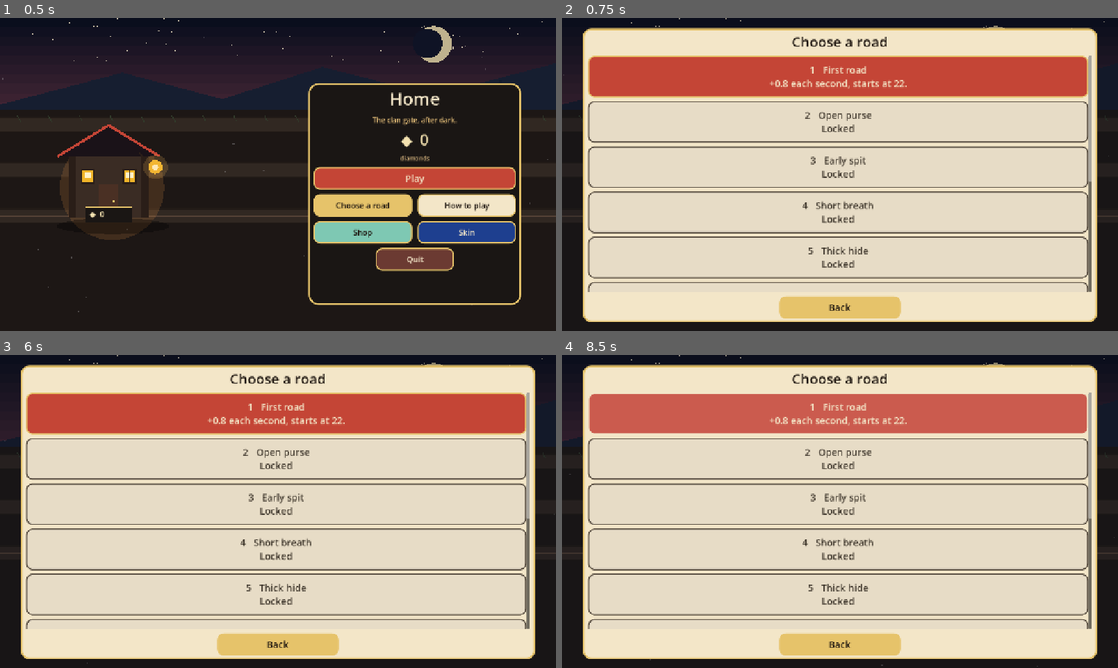
Above: before the commit, frames 1-4 (two rows, left to right).
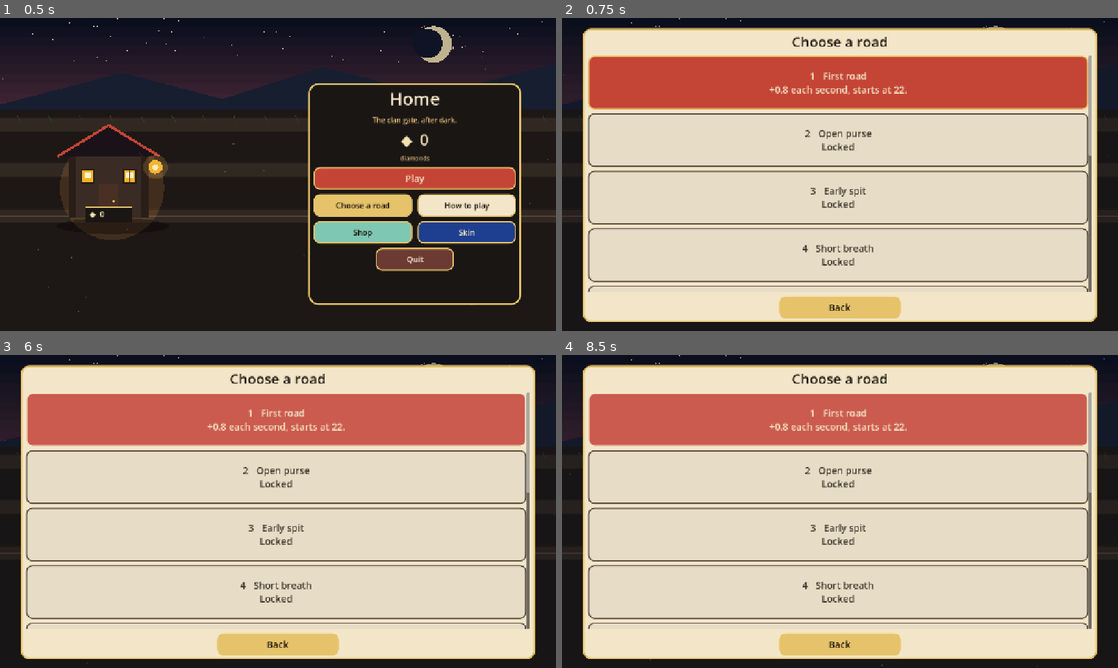
Above: after the commit, the same moments.

Repository: thomakhy025-code/n-vs-z
Game: Godot game, scene res://scenes/main.tscn
Same seed, same stepped clock (60 frames per second), same inputs: the game is played once before the commit and once after it.
Inputs (mouse positions are in pixels of both pictures, inside the frame that each line leads up to):
- Up to frame 1 (0.5 s): no input
- Up to frame 2 (0.75 s): click "Play" at 0.5 s
- Up to frame 3 (6 s): click "1 First road +0.8 each second…" at 1.25 s; click "Back" at 2 s; click "Back" at 2.75 s; click "Play" at 3.5 s; tap Enter at 4.25, 5.75 s; move the mouse to (400, 495) at 4.27 s; hold D (move_right) 4.28-5 s; hold K (shoot) 4.28-5 s; click (400, 495) at 4.42 s; tap J (sword) at 4.55 s; tap Space at 5 s; drag from (166, 527) to (250, 574) at 5.02 s; move the mouse to (333, 442) at 5.77 s; hold D (move_right) from 5.78 s (still down); hold K (shoot) from 5.78 s (still down)
- Up to frame 4 (8.5 s): tap J (sword) at 6.05 s; release D (move_right) at 6.5 s; release K (shoot) at 6.5 s; tap Space at 6.5 s; drag from (812, 574) to (673, 464) at 6.52 s; tap Enter at 7.25 s; move the mouse to (1006, 558) at 7.27 s; hold A (move_left) 7.28-8 s; hold J (sword) 7.28-8 s; tap 2 (slot2) at 7.35 s; drag from (673, 464) to (756, 433) at 8.02 s

Frame 1 is identical in both runs. In frame 2, 13% of the frame differs, in the area x 4-96%, y 15-88%; in frame 3, 14%, in the area x 4-96%, y 12-88%; in frame 4, 13%.
Error after the commit: Parse Error: Cannot infer the type of "ratio" variable because the value doesn't have a set type. (res://scripts/battle.gd:712)

Commit message:
Refill the cursed purse at blood lines, and end Night march when the war boss falls.
Co-authored-by: Cursor <cursoragent@cursor.com>

Diff:
--- a/scripts/battle.gd
+++ b/scripts/battle.gd
@@ -79,6 +79,8 @@
 var harness_done: bool = false
 var sword_hold: bool = false
 var shoot_hold: bool = false
+var purse_paid: Dictionary = {}
+var boss_up: bool = false
 
 
 func start(chosen: Array, run_mode: String, level_index: int = 1) -> void:
@@ -513,7 +515,8 @@
 		road = lane_tick % maxi(lane_ys.size(), 1)
 		lane_tick += 1
 	road = clampi(road, 0, maxi(lane_ys.size() - 1, 0))
-	if str(entry.get("id", "")) == "berserker":
+	var kind: String = str(entry.get("id", ""))
+	if kind == "berserker" or kind == "boss":
 		road = lane_ys.size() / 2
 	unit.lane = road
 	var y := lane_y(road)
@@ -590,12 +593,22 @@
 
 
 func is_berserker(unit) -> bool:
+	return _unit_id(unit) == "berserker"
+
+
+func is_boss(unit) -> bool:
+	return _unit_id(unit) == "boss"
+
+
+func _unit_id(unit) -> String:
 	if unit == null or not is_instance_valid(unit):
-		return false
+		return ""
 	if not ("data" in unit):
-		return false
+		return ""
 	var info = unit.data
-	return info is Dictionary and str(info.get("id", "")) == "berserker"
+	if not info is Dictionary:
+		return ""
+	return str(info.get("id", ""))
 
 
 func float_text(at: Vector2, text: String, color: Color) -> void:
@@ -670,6 +683,8 @@
 				target.remove_level_buff()
 		elif buff_links[source] == unit:
 			buff_links[source] = null
+	if boss_up and _unit_id(unit) == "boss":
+		_finish_battle(1)
 
 
 func set_buff_link(buffer, target) -> void:
@@ -691,7 +706,48 @@
 	return node != null and is_instance_valid(node) and node.alive and node.has_method("remove_level_buff")
 
 
+func note_enemy_purse() -> void:
+	if enemy_gate == null:
+		return
+	var ratio := enemy_gate.hp / maxf(1.0, enemy_gate.max_hp)
+	var start := float(rules.get("start", ENEMY_START))
+	if level_no >= 10:
+		_pay_purse("70", 0.70, ratio, start)
+	if level_no >= 5:
+		_pay_purse("50", 0.50, ratio, start)
+	_pay_purse("25", 0.25, ratio, start)
+
+
+func _pay_purse(key: String, line: float, ratio: float, start: float) -> void:
+	if ratio > line or purse_paid.has(key):
+		return
+	purse_paid[key] = true
+	enemy_value += start
+	var stack := purse_paid.size() - 1
+	float_text(Vector2(enemy_front, lane_y(0) - 20.0 - float(stack) * 22.0), "+%d" % int(round(start)), Color("c6e38a"))
+
+
 func on_gate_fallen(defender_side: int) -> void:
+	if finished:
+		return
+	if defender_side == 1 and level_no >= 10 and not boss_up:
+		_summon_boss()
+		return
+	_finish_battle(defender_side)
+
+
+func _summon_boss() -> void:
+	boss_up = true
+	enemy_income = 1.0
+	var entry: Dictionary = Catalog.find_in(enemy_roster, "boss")
+	if entry.is_empty():
+		_finish_battle(1)
+		return
+	_spawn(entry, 1)
+	float_text(Vector2(enemy_front - 30.0, lane_y(1) - 78.0), "BOSS", Color("e6c36a"))
+
+
+func _finish_battle(defender_side: int) -> void:
 	if finished:
 		return
 	finished = true
@@ -707,7 +763,10 @@
 		var host := get_parent()
 		if host != null and host.has_method("note_clear"):
 			host.note_clear(level_no)
-		if level_no >= Levels.count():
+		if boss_up:
+			title = "The war boss falls"
+			body = "The last road is clear."
+		elif level_no >= Levels.count():
 			body = "The last road is clear."
 		else:
 			var nxt: Dictionary = Levels.level(level_no + 1)
--- a/scripts/battle_unit.gd
+++ b/scripts/battle_unit.gd
@@ -41,6 +41,7 @@
 var support_pulse: bool = false
 var pending_foe = null
 var pending_gate = null
+var boss_marks: Array[Vector2] = []
 
 
 func setup(field, entry: Dictionary, which_side: int) -> void:
@@ -57,6 +58,8 @@
 	attack_timer = 0.55 if role == "berserker" or role == "aoe" else 0.22
 	if role == "suicide":
 		attack_timer = 0.08
+	if role == "boss":
+		attack_timer = 0.9
 	bob_time = randf() * TAU
 
 
@@ -141,7 +144,7 @@
 		_support(delta)
 	else:
 		_fight(delta)
-	if _is_berserker() and battle.lane_ys.size() > 0:
+	if _spans_roads() and battle.lane_ys.size() > 0:
 		z_index = int(battle.lane_ys[battle.lane_ys.size() - 1]) + 24
 	else:
 		z_index = int(position.y)
@@ -276,6 +279,9 @@
 			var tint_gate: Color = Color("b6e36a") if side == 1 else Color("f2d38a")
 			battle.fire_arrow(position + Vector2(0, -16), Vector2(gate.front_x, position.y - 16.0), amount, side, tint_gate, reach + 40.0, lane, false, true, false)
 		return
+	if _is_boss():
+		_strike_boss(amount, reach)
+		return
 	if _is_berserker():
 		for other in battle.hostile_targets(side):
 			if abs(other.position.x - position.x) <= reach:
@@ -285,7 +291,7 @@
 		return
 	if role == "aoe" or role == "suicide":
 		for other in battle.hostile_targets(side):
-			if int(other.lane) != lane:
+			if int(other.lane) != lane and not battle.is_boss(other):
 				continue
 			if abs(other.position.x - position.x) <= reach:
 				other.take_damage(amount, true)
@@ -319,7 +325,7 @@
 
 
 func _nearest_foe():
-	if _is_berserker():
+	if _is_berserker() or _is_boss():
 		return _closest_ahead(false)
 	var same = _closest_ahead(true)
 	if same != null:
@@ -347,7 +353,7 @@
 	var best = null
 	var best_d := reach
 	for foe in battle.hostile_targets(side):
-		if not battle.is_berserker(foe) or int(foe.lane) == lane:
+		if int(foe.lane) == lane or not (battle.is_berserker(foe) or battle.is_boss(foe)):
 			continue
 		var along := _along(foe)
 		if along < -8.0 or along > reach:
@@ -360,6 +366,40 @@
 
 func _is_berserker() -> bool:
 	return str(data.get("id", "")) == "berserker"
+
+
+func _is_boss() -> bool:
+	return str(data.get("id", "")) == "boss"
+
+
+func _spans_roads() -> bool:
+	return _is_berserker() or _is_boss()
+
+
+func _strike_boss(amount: float, reach: float) -> void:
+	var first = null
+	var second = null
+	var first_d := reach
+	var second_d := reach
+	for other in battle.hostile_targets(side):
+		var along := _along(other)
+		if along < -8.0 or along > reach:
+			continue
+		if first == null or along < first_d:
+			second = first
+			second_d = first_d
+			first = other
+			first_d = along
+		elif second == null or along < second_d:
+			second = other
+			second_d = along
+	boss_marks.clear()
+	if first != null:
+		first.take_damage(amount, true)
+		boss_marks.append(first.global_position)
+	if second != null:
+		second.take_damage(amount, true)
+		boss_marks.append(second.global_position)
 
 
 func _along(other) -> float:
@@ -435,7 +475,7 @@
 
 func _body_scale() -> float:
 	var sc := float(data.get("scale", 1.2))
-	if not _is_berserker():
+	if not _spans_roads():
 		return sc
 	var span := _road_span()
 	if span <= 1.0:
@@ -444,7 +484,7 @@
 
 
 func _body_shift(sc: float) -> float:
-	if not _is_berserker():
+	if not _spans_roads():
 		return 0.0
 	return -0.5 * (BERSERK_TOP + BERSERK_BOTTOM) * sc
 
@@ -462,7 +502,7 @@
 		var ring := clampf(debut / 0.46, 0.0, 1.0)
 		var radius := 16.0 + (1.0 - ring) * 14.0
 		var at := Vector2(0, 10)
-		if _is_berserker():
+		if _spans_roads():
 			radius = _road_span() * 0.48
 			at = Vector2.ZERO
 		draw_arc(at, radius, 0, TAU, 24, Color(1, 0.9, 0.62, ring), 2.2)
@@ -470,10 +510,10 @@
 		return
 	var ratio := clampf(hp / maxf(1.0, max_hp), 0.0, 1.0)
 	var bar_y := -58.0 * sc
-	if _is_berserker():
+	if _spans_roads():
 		bar_y = shift + BERSERK_TOP * sc - 14.0
 	var bar_w := 36.0 * sc
-	var bar_h := 8.0 if _is_berserker() else 5.0
+	var bar_h := 8.0 if _spans_roads() else 5.0
 	draw_rect(Rect2(-bar_w * 0.5, bar_y, bar_w, bar_h), Color(0, 0, 0, 0.65))
 	var fill := Color("7dce6a") if ratio > 0.35 else Color("e24b3b")
 	draw_rect(Rect2(-bar_w * 0.5, bar_y, bar_w * ratio, bar_h), fill)
@@ -481,6 +521,10 @@
 		draw_circle(Vector2(-bar_w * 0.5 - 6.0, bar_y + 2.0), 3.2, Color("c084fc"))
 	if level_stacks > 0:
 		draw_circle(Vector2(bar_w * 0.5 + 6.0, bar_y + 2.0), 3.4, Color("e6c36a"))
+	if _is_boss() and lunge > 0.12:
+		var boss_alpha := clampf(lunge, 0.0, 1.0)
+		for mark in boss_marks:
+			draw_line(Vector2(0, -20), to_local(mark), Color(0.86, 0.16, 0.12, boss_alpha), 7.0)
 	if _is_berserker() and lunge > 0.12:
 		var reach := float(data["reach"])
 		var alpha := clampf(lunge, 0.0, 1.0)
--- a/scripts/gate.gd
+++ b/scripts/gate.gd
@@ -31,6 +31,8 @@
 	if not gusted and hp <= max_hp * 0.5 and hp > 0.0:
 		gusted = true
 		battle.gate_gust(side)
+	if side == 1:
+		battle.note_enemy_purse()
 	Sfx.play("castle", randf_range(0.92, 1.05), -6.0)
 	queue_redraw()
 	if hp <= 0.0:
--- a/scripts/hero.gd
+++ b/scripts/hero.gd
@@ -252,7 +252,7 @@
 	var best_d := reach
 	var mine := lane
 	for foe in battle.hostile_targets(0):
-		if int(foe.lane) != mine:
+		if int(foe.lane) != mine and not battle.is_boss(foe):
 			continue
 		var dist: float = absf(float(foe.position.x) - position.x)
 		if dist <= best_d:
--- a/scripts/levels.gd
+++ b/scripts/levels.gd
@@ -25,7 +25,7 @@
 		_row(7, "Oni early", "The oni can be called from 28s. +1.2 each second, starts at 58.", 1.2, 58.0, 0.0, 12.0, 24.0, 28.0, 3, 8, 22.0, 1.5, 3.3, 0.012, 0.42, 1.0, 1.0, false),
 		_row(8, "Paired muster", "Two dead in one beat, on two roads. +1.25 each second, starts at 64.", 1.25, 64.0, 0.0, 12.0, 24.0, 50.0, 3, 8, 22.0, 1.5, 3.3, 0.012, 0.42, 1.0, 1.0, true),
 		_row(9, "Fast muster", "Faster calls, waves up to 11, tougher dead. +1.3 each second, starts at 70.", 1.3, 70.0, 0.0, 12.0, 24.0, 50.0, 4, 11, 16.0, 1.1, 2.4, 0.015, 0.30, 1.25, 1.1, false),
-		_row(10, "Night march", "Early oni, paired calls, fast waves, tougher dead. +1.4 each second, starts at 76.", 1.4, 76.0, 0.0, 12.0, 24.0, 28.0, 4, 11, 16.0, 1.1, 2.4, 0.015, 0.30, 1.25, 1.1, true),
+		_row(10, "Night march", "Early oni, paired calls, fast waves, tougher dead. +1.4 each second, starts at 76. A war boss walks when the gate falls.", 1.4, 76.0, 0.0, 12.0, 24.0, 28.0, 4, 11, 16.0, 1.1, 2.4, 0.015, 0.30, 1.25, 1.1, true),
 	]
 
 
--- a/scripts/main.gd
+++ b/scripts/main.gd
@@ -15,7 +15,9 @@
 
 There are three roads. Soldiers only march forward on the road where you called them, and they fight only that road. Th …(524 unchanged characters)…
 
-If a runner slips past the line, you are the one who runs back. If your gate breaks, you lose. Break the cursed gate to win.
+If a runner slips past the line, you are the one who runs back. If your gate breaks, you lose. Break the cursed gate to win. On Night march that gate is not the end. When it falls, a war boss walks slowly across all three roads. Each hit strikes two people for 200, and it has 1000 blood. People on every road can hit it, and it can hit every road. You win when the boss dies. While it walks, the dead still come at +1 each second.
+
+When the cursed gate is down to a quarter of its blood, the dead immediately gain their starting gold again. From road 5 through road 10 they also gain that gold at half blood. On Night march they gain it at 70% blood as well.
 
 The cursed gate calls its own dead: walkers, runners, brutes, spitters, bombers, and later an oni.
 
@@ -371,7 +373,7 @@
 		button.disabled = not open
 		button.autowrap_mode = TextServer.AUTOWRAP_WORD_SMART
 		button.clip_text = false
-		button.custom_minimum_size = Vector2(0, 96)
+		button.custom_minimum_size = Vector2(0, 124)
 		button.size_flags_horizontal = Control.SIZE_EXPAND_FILL
 		list.add_child(button)
 	var back := _menu_button("Back", Color("e6c36a"), _show_menu)
--- a/scripts/painter.gd
+++ b/scripts/painter.gd
@@ -52,6 +52,8 @@
 			return _look(Color("e0c2a0"), Color("4a4634"), Color("e24b3b"), "bomb", false, "soldier")
 		"oni":
 			return _look(Color("e0c2a0"), Color("3d3428"), Color("e6c36a"), "polearm", false, "soldier")
+		"boss":
+			return _look(Color("e0c2a0"), Color("241c16"), Color("e6c36a"), "polearm", false, "soldier")
 		_:
 			return _look(Color("f0c9a0"), Color("1a1e28"), Color("c5ccd6"), "katana", false, "ninja")
 
@@ -76,7 +78,7 @@
 			return "call_magic"
 		"walker", "runner", "spitter":
 			return "call_dead"
-		"oni":
+		"oni", "boss":
 			return "call_oni"
 		"hero":
 			return "call_hero"
--- a/scripts/projectile.gd
+++ b/scripts/projectile.gd
@@ -65,6 +65,8 @@
 	var dx: float = foe.position.x - position.x
 	if dx * velocity.x < -10.0:
 		return false
+	if battle.is_boss(foe):
+		return absf(dx) <= 56.0
 	if homing and battle.is_berserker(foe):
 		return Vector2(dx, foe.position.y - position.y).length() <= 26.0
 	if int(foe.lane) != lane:
--- a/scripts/unit_catalog.gd
+++ b/scripts/unit_catalog.gd
@@ -35,6 +35,7 @@
 		_e("spitter", "Spitter", 12, 5.0, 100, 18, 1.25, 330.0, 330.0, "ranged", 44, 1.12, 5),
 		_e("bomber", "Bomber", 12, 6.0, 55, 120, 0.7, 145.0, 70.0, "suicide", 102, 1.2, 5),
 		_e("oni", "Oni", 34, 16.0, 860, 42, 1.5, 150.0, 100.0, "aoe", 30, 1.8, 14),
+		_e("boss", "War Boss", 999, 99.0, 1000, 200, 2.0, 120.0, 120.0, "boss", 18, 1.8, 0),
 	]
 
 
Not shown, changed: docs/index.pck
